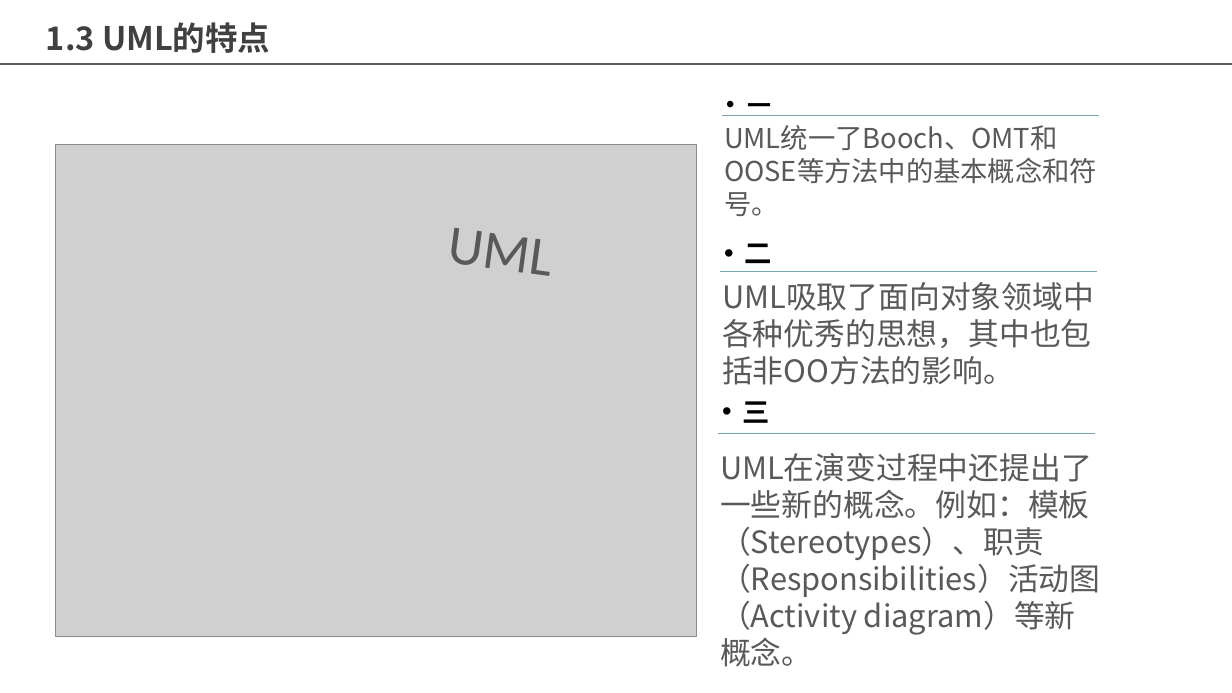
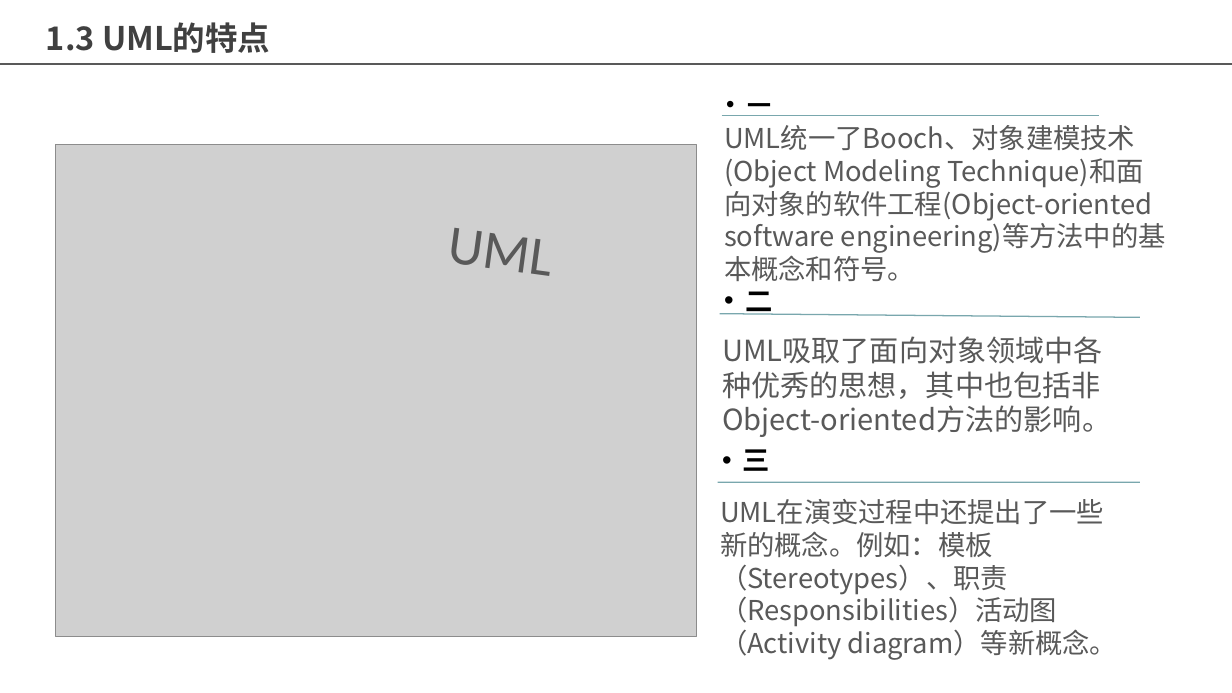
Before and after one commit to Maojiao/PRD, a slide deck: slide 8 of 渔乐生活/非受控文档/张嘉成/[PRD-06,31601377]翻转课堂UML概述.pptx. Drawn at 1232x693 pixels with LibreOffice and Linux fonts; fonts in the diff are those of the drawing; grey boxes stand for pictures; background and template pictures are left out. Boxes give left, top, right and bottom in pixels: in the first picture for what was removed or moved away, otherwise in the second. Text is boxed around its words. In the diff, an @@ line names an element or a change of style, - is before the commit and + after.

Commit message:
update_翻转课堂UML概述v1.0.0

```diff
--- a/渔乐生活/非受控文档/张嘉成/[PRD-06,31601377]翻转课堂UML概述.pptx
+++ b/渔乐生活/非受控文档/张嘉成/[PRD-06,31601377]翻转课堂UML概述.pptx
@@ text at <box>724,125,1166,281</box>: text changed @@
-UML统一了Booch、OMT和OOSE等方法中的基本概念和符号。
+UML统一了Booch、对象建模技术(Object Modeling Technique)和面向对象的软件工程(Object-oriented software engineering)等方法中的基本概念和符号。
@@ text "二" rewrapped from <box>745,243,772,263</box> to <box>745,291,772,315</box> @@
@@ line moved from (719, 272) - (1098, 272) to (719, 314) - (1140, 318) @@
@@ text at <box>722,371,1111,437</box>: text changed; size 18 to 17 pt @@
-UML吸取了面向对象领域中各种优秀的思想，其中也包括非OO方法的影响。
+UML吸取了面向对象领域中各种优秀的思想，其中也包括非Object-oriented方法的影响。
@@ text "三": place and size @@
-text "三" at <box>743,401,770,423</box>
+text "三" at <box>743,449,770,471</box>
@@ text "UML在演变过程中还提出了一些新的概念。例如：模板（Stereotypes）、职责（Responsibilities）活 ...": place and size @@
-text "UML在演变过程中还提出了一些新的概念。例如：模板（Stereotypes）、职责（Responsibilities）活 ..." at <box>720,490,1100,667</box>
+text "UML在演变过程中还提出了一些新的概念。例如：模板（Stereotypes）、职责（Responsibilities）活 ..." at <box>720,531,1117,660</box>
@@ text "UML在演变过程中还提出了一些新的概念。例如：模板（Stereotypes）、职责（Responsibilities）活 ..." at <box>720,531,1117,660</box>: size 18 to 16 pt @@
@@ line moved from (718, 434) - (1095, 434) to (718, 482) - (1140, 482) @@
```
Also in this commit, not shown: 13 other slides changed.
